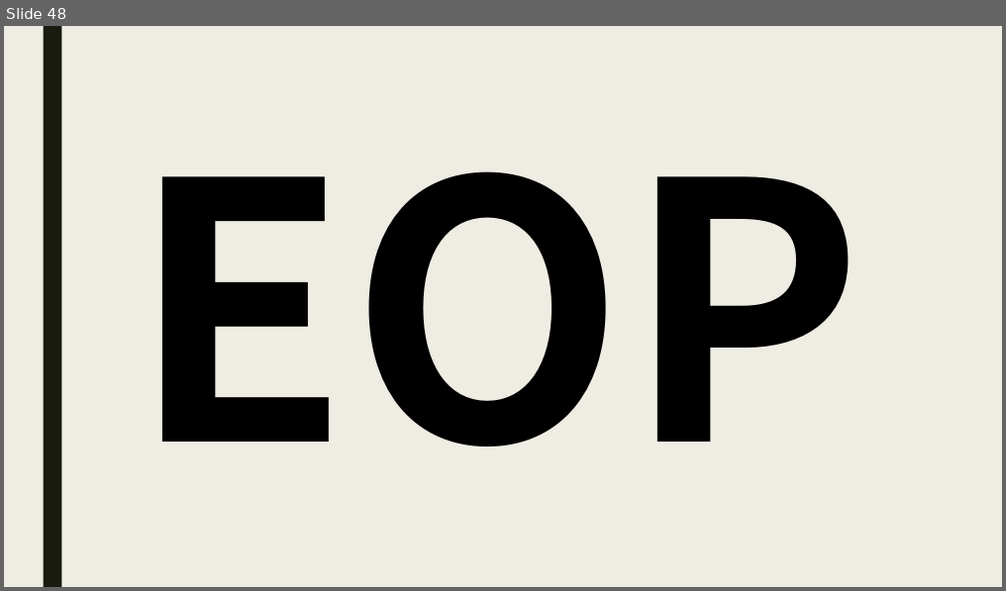
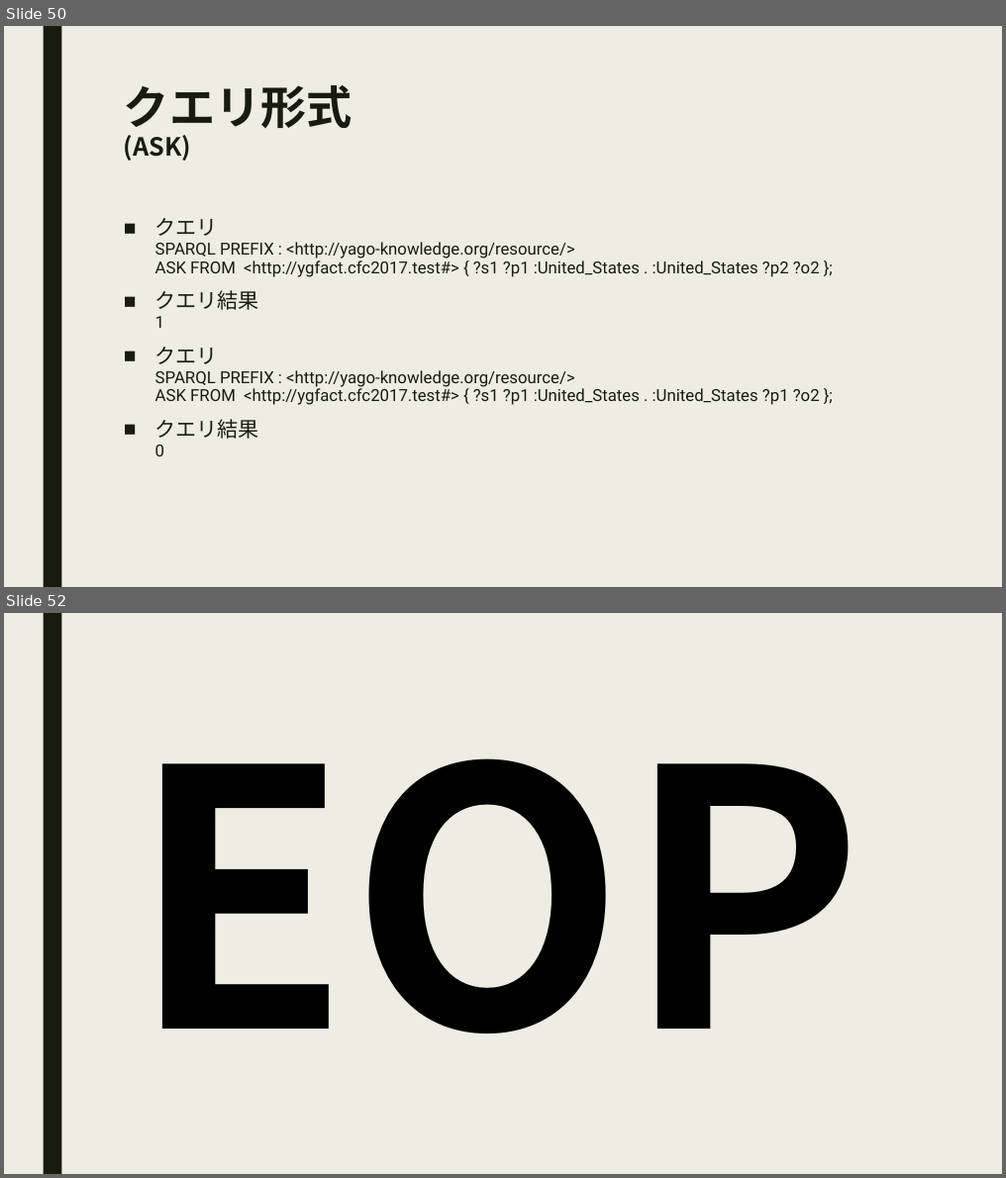
Before and after one commit to zambendorf/cfc2017aug, a slide deck: doc/cfc-20170805a.pptx. Shown one above the other, each under a label of ours: slide 48 before the commit, slides 50 and 52 after it; the slides between them are not shown. The pictures are 1006x591 and 1006x1178 pixels, drawn with LibreOffice and Linux fonts; fonts in the diff are those of the drawing. Boxes give left, top, right and bottom in pixels: in the first picture for what was removed or moved away, otherwise in the second. Text is boxed around its words. In the diff, an @@ line names an element or a change of style, - is before the commit and + after.

```diff
--- a/doc/cfc-20170805a.pptx
+++ b/doc/cfc-20170805a.pptx
@@ slide 50 added at box(4, 26, 1002, 587), background #EFEDE3; not listed: 1 template element that a slide beside it also shows @@
@@ title added at box(124, 85, 352, 161), 44 pt, text #191B0E, bold @@
+クエリ形式
+(ASK)
@@ text added at box(155, 218, 820, 457), 16 pt, text #191B0E @@
+■ クエリ
+  SPARQL PREFIX : <http://yago-knowledge.org/resource/>
+  ASK FROM <http://ygfact.cfc2017.test#> { ?s1 ?p1 :United_States . :United_States ?p2 ?o2 };
+■ クエリ結果
+  1
+■ クエリ
+  SPARQL PREFIX : <http://yago-knowledge.org/resource/>
+  ASK FROM <http://ygfact.cfc2017.test#> { ?s1 ?p1 :United_States . :United_States ?p1 ?o2 };
+■ クエリ結果
+  0
@@ what was slide 48 is now slide 52 @@
```
Also in this commit, not shown: 10 slides changed, 6 other slides added, 3 slides removed, 4 other files.
